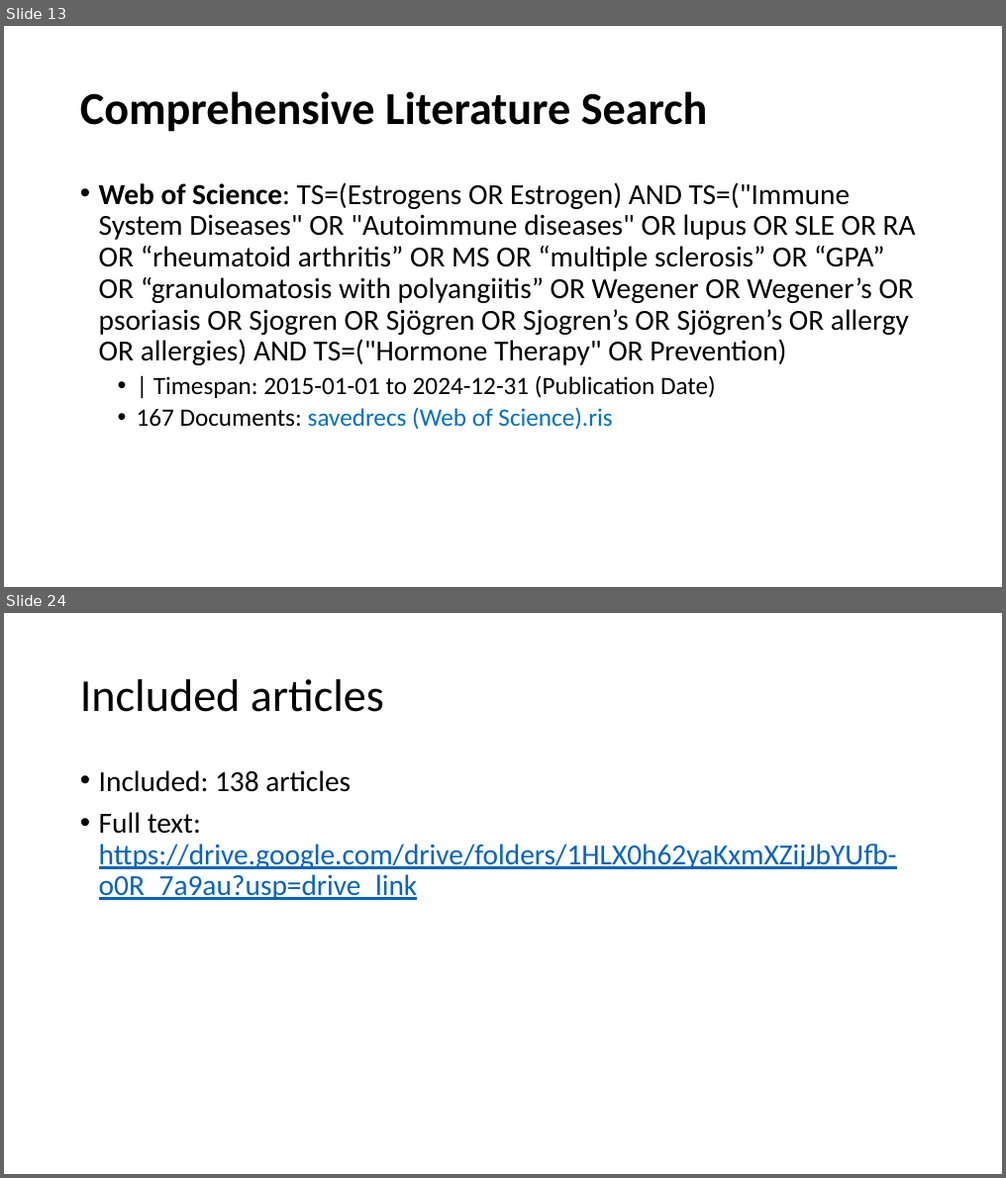
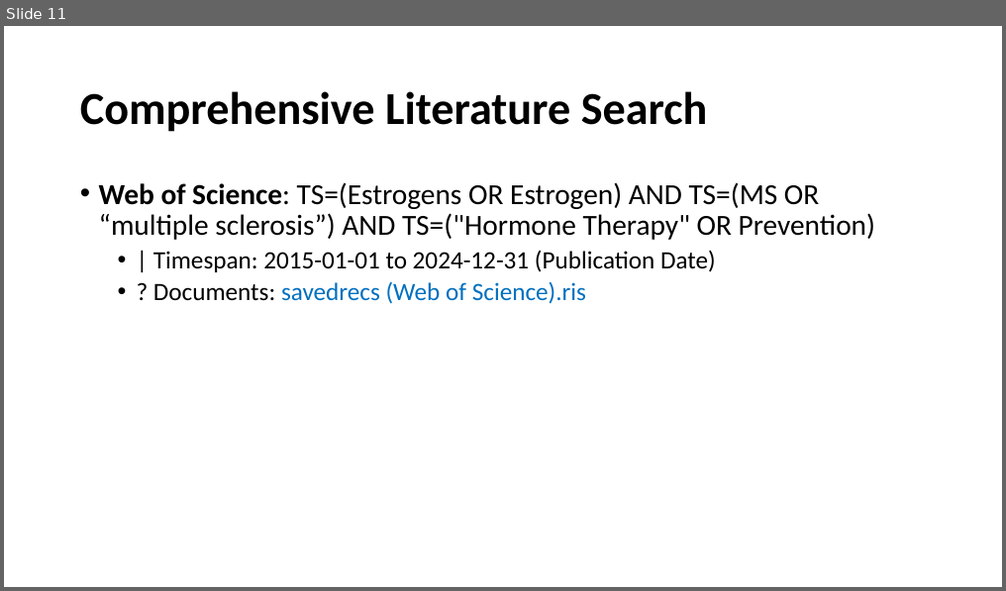
Before and after one commit to BruceChen034020/EstrogenMultipleSclerosisSystematicReview, a slide deck: Estrogen as an immunomodulator for multiple sclerosis.pptx. Shown one above the other, each under a label of ours: slides 13 and 24 before the commit, slide 11 after it; the slides between them are not shown. The pictures are 1006x1178 and 1006x591 pixels, drawn with LibreOffice and Linux fonts; fonts in the diff are those of the drawing. Boxes give left, top, right and bottom in pixels: in the first picture for what was removed or moved away, otherwise in the second. Text is boxed around its words. In the diff, an @@ line names an element or a change of style, - is before the commit and + after.

```diff
--- a/Estrogen as an immunomodulator for multiple sclerosis.pptx
+++ b/Estrogen as an immunomodulator for multiple sclerosis.pptx
@@ slide 24 removed at box(4, 613, 1002, 1174), background #FFFFFF @@
@@ title removed at box(80, 679, 384, 712) @@
-Included articles
@@ text removed at box(99, 770, 897, 900) @@
-• Included: 138 articles
-• Full text: https://drive.google.com/drive/folders/1HLX0h62yaKxmXZijJbYUfb-o0R_7a9au?usp=drive_link
@@ what was slide 13 is now slide 11 @@
@@ slide 11 changed as well @@
@@ text at box(99, 182, 875, 240): text changed @@
-• Web of Science: TS=(Estrogens OR Estrogen) AND TS=("Immune System Diseases" OR "Autoimmune diseases" OR lupus OR SLE OR RA OR “rheumatoid arthritis” OR MS OR “multiple sclerosis” OR “GPA” OR “granulomatosis with polyangiitis” OR Wegener OR Wegener’s OR psoriasis OR Sjogren OR Sjögren OR Sjogren’s OR Sjögren’s OR allergy OR allergies) AND TS=("Hormone Therapy" OR Prevention)
+• Web of Science: TS=(Estrogens OR Estrogen) AND TS=(MS OR “multiple sclerosis”) AND TS=("Hormone Therapy" OR Prevention)
@@ text at box(153, 281, 586, 304): text changed @@
-  • 167 Documents: savedrecs (Web of Science).ris
+  • ? Documents: savedrecs (Web of Science).ris
```
Also in this commit, not shown: 11 other slides changed, 1 slide added, 13 other slides removed.
